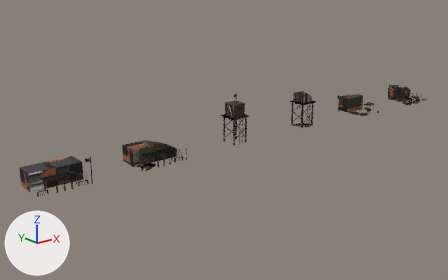
One commit to the glTF model src/assets/battle/rts/rts-gunpowder-monsoon.glb: the scene before it, then after it.
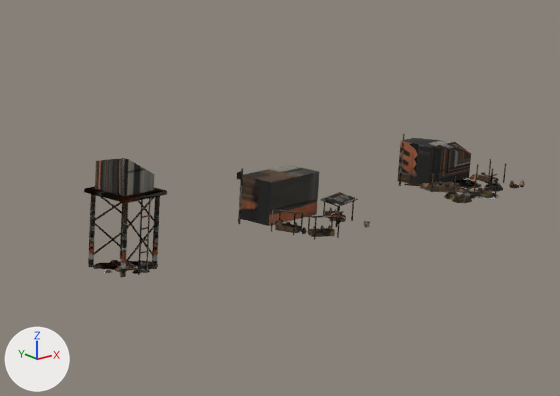
The first picture shows the older version from a 50 mm camera at (-6.01, -14.46, 5.93) aimed at (6.11, 0.69, -0.13). The close-ups show the older and then the newer version on the part from 59% to 98% of the width and 15% to 59% of the height of that picture. Only the edits that show in the close-ups are written down. Every picture has the same lights, and +X, +Y and +Z are marked at lower left. Where no turn or scale is listed for an object, it has been applied to the vertices. Vertices at exactly the same position are counted once.
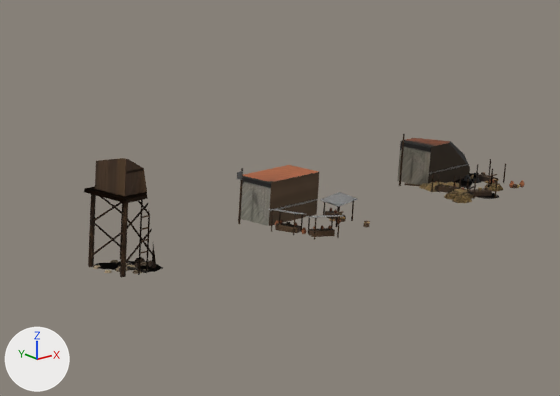
Where the newer file only moved an object's origin or applied its transform, the numbers keep the older frame.

Boxes [x1, y1, x2, y2] around the edits, measured in the close-ups (560 x 396 px; the box of a moved part takes in the faces that stretch with it):
'Mesh_14', surface changed: [239, 165, 319, 226] in both
'Mesh_11', surface changed, reshaped: before [88, 158, 167, 203]; after [88, 158, 156, 277]
'Mesh_9', surface changed, reshaped: before [84, 186, 160, 277]; after [84, 186, 163, 277]
'Mesh_17', surface changed, reshaped: before [397, 138, 471, 185]; after [397, 138, 470, 185]
'Mesh_15', surface changed, reshaped: [399, 134, 524, 203] in both
'Mesh_12', surface changed: [237, 169, 370, 239] in both
'Mesh_10', surface changed, reshaped: before [85, 168, 167, 199]; after [126, 168, 148, 200]
part 1 of me_mesh_9, cut back: before [126, 190, 160, 273]; after [85, 187, 163, 273]
part 3 of me_mesh_11, moved or reshaped: before [88, 159, 167, 203]; after [125, 159, 156, 268]
part 4 of me_mesh_11, surface changed: before [95, 158, 126, 196]; after [88, 158, 128, 277]
part 7 of me_mesh_15, moved or reshaped: before [429, 164, 482, 188]; after [430, 164, 483, 188]
part 8 of me_mesh_15, surface changed: [399, 137, 523, 203] in both
part 9 of me_mesh_17, cut back: before [402, 138, 471, 183]; after [402, 138, 470, 183]
part 10 of me_mesh_17, surface changed: [397, 141, 431, 185] in both

The change, as a diff of the scene's bpy script:
```diff
--- a/src/assets/battle/rts/rts-gunpowder-monsoon.glb.py
+++ b/src/assets/battle/rts/rts-gunpowder-monsoon.glb.py
@@ mat_town @@
 n3 = _N.new('ShaderNodeMapping'); n3.name = 'Mapping'
-n3.inputs[1].default_value = (0.0008, -13.99, 0.0)  # 'Location'
-n3.inputs[3].default_value = (15.94, 14.98, 1.0)  # 'Scale'
+n3.inputs[1].default_value = (0.0008, -14.02, 0.0)  # 'Location'
+n3.inputs[3].default_value = (15.95, 15.02, 1.0)  # 'Scale'
 n4 = _N.new('ShaderNodeUVMap'); n4.name = 'UV Map'
@@ mat_town @@
 n7 = _N.new('ShaderNodeMapping'); n7.name = 'Mapping.001'
 n7.inputs[1].default_value = (0.0008, -13.99, 0.0)  # 'Location'
-n7.inputs[3].default_value = (15.94, 14.98, 1.0)  # 'Scale'
+n7.inputs[3].default_value = (15.95, 15.02, 1.0)  # 'Scale'
 n8 = _N.new('ShaderNodeUVMap'); n8.name = 'UV Map.001'
@@ mat_town @@
 n11 = _N.new('ShaderNodeMapping'); n11.name = 'Mapping.002'
-n11.inputs[1].default_value = (0.0008, -13.99, 0.0)  # 'Location'
+n11.inputs[1].default_value = (0.0008, -14.02, 0.0)  # 'Location'
 n11.inputs[3].default_value = (15.94, 14.98, 1.0)  # 'Scale'
@@ mat_team @@
 n3 = _N.new('ShaderNodeMapping'); n3.name = 'Mapping'
-n3.inputs[1].default_value = (0.0008, -13.96, 0.0)  # 'Location'
-n3.inputs[3].default_value = (15.94, 14.96, 1.0)  # 'Scale'
+n3.inputs[1].default_value = (0.0008, -13.97, 0.0)  # 'Location'
+n3.inputs[3].default_value = (15.95, 14.96, 1.0)  # 'Scale'
 n4 = _N.new('ShaderNodeUVMap'); n4.name = 'UV Map'
@@ me_mesh_9 @@
-me_mesh_9.from_pydata(...)  # 488 vertices, 769 faces; spans x 0.503..1.222, y -0.954..-0.32, z 0.0..0.923
+me_mesh_9.from_pydata(...)  # 539 vertices, 834 faces; spans x 0.503..1.222, y -0.979..-0.32, z 0.0..0.922
+# me_mesh_9 part 1
+# 23 vertices are removed from x 0.879..1.2, y -0.94..-0.784, z 0.005..0.865
+# 71 faces are deleted
+# 15 vertices move from x 0.867..1.059, y -0.936..-0.861, z 0.497..0.865 to x 0.867..0.991, y -0.936..-0.861, z 0.438..0.757
+# 74 vertices are added at x 0.793..1.206, y -0.979..-0.551, z 0.005..0.865
+# 136 new faces join them
 me_mesh_9.materials.append(mat_town)
@@ me_mesh_10 @@
-me_mesh_10.from_pydata(...)  # 374 vertices, 589 faces; spans x 0.503..1.222, y -0.94..-0.32, z 0.0..1.131
+me_mesh_10.from_pydata(...)  # 409 vertices, 632 faces; spans x 0.503..1.222, y -0.979..-0.32, z 0.0..1.131
+# me_mesh_10 part 2
+# 25 vertices are removed from x 0.895..1.2, y -0.94..-0.784, z 0.005..1.112
+# 76 faces are deleted
+# 20 vertices move from x 0.867..1.059, y -0.936..-0.8, z 0.497..1.104 to x 0.867..0.991, y -0.936..-0.8, z 0.438..1.104
+# 60 vertices are added at x 0.793..1.206, y -0.979..-0.551, z 0.005..1.128
+# 106 new faces join them, mat_town
+# 13 new faces join them, mat_team
 me_mesh_10.materials.append(mat_town)
@@ me_mesh_11 @@
-me_mesh_11.from_pydata(...)  # 88 vertices, 138 faces; spans x 0.503..1.123, y -0.94..-0.32, z 0.005..1.265
+me_mesh_11.from_pydata(...)  # 97 vertices, 143 faces; spans x 0.503..1.18, y -0.979..-0.32, z 0.005..1.265
+# me_mesh_11 part 3
+# 13 vertices are removed from x 1.028..1.123, y -0.94..-0.83, z 0.005..1.036
+# 36 faces are deleted
+# 22 vertices are added at x 0.793..1.18, y -0.979..-0.551, z 0.005..1.128
+# 41 new faces join them
+# me_mesh_11 part 4: 99 kept faces spanning x 0.503..1.123, y -0.94..-0.32, z 0.005..1.265 get new texture (UV) coordinates
 me_mesh_11.materials.append(mat_town)
@@ me_mesh_12 @@
 me_mesh_12.from_pydata(...)  # 1203 vertices, 2124 faces; spans x 0.0..1.449, y -1.356..0.0, z 0.005..0.665
+# me_mesh_12 part 5: texture (UV) coordinates of 2116 of 2124 faces, centred in x 0.01..1.419, y -1.312..-0.004, z 0.005..0.665, changed; they spanned u 0.0..0.06, v 0.94..1.0 and now span u 0.0..0.06, v 0.94..1.0
 me_mesh_12.materials.append(mat_town)
@@ me_mesh_14 @@
 me_mesh_14.from_pydata(...)  # 41 vertices, 54 faces; spans x 0.0..1.243, y -0.46..0.0, z 0.005..0.665
+# me_mesh_14 part 6: 53 kept faces spanning x 0.0..1.243, y -0.46..0.0, z 0.005..0.665 get new texture (UV) coordinates
 me_mesh_14.materials.append(mat_town)
@@ me_mesh_15 @@
-me_mesh_15.from_pydata(...)  # 1222 vertices, 2056 faces; spans x 0.026..1.418, y -1.318..0.0, z 0.0..0.665
+me_mesh_15.from_pydata(...)  # 1276 vertices, 2093 faces; spans x 0.026..1.481, y -1.318..0.0, z 0.0..0.665
+# me_mesh_15 part 7
+# 49 vertices are removed from x 0.844..1.418, y -0.85..-0.393, z 0.0..0.453
+# 120 faces are deleted
+# 15 vertices move from x 1.022..1.234, y -0.661..-0.401, z 0.005..0.406 to x 0.943..1.203, y -0.647..-0.385, z 0.005..0.406
+# 103 vertices are added at x 0.74..1.481, y -0.796..-0.02, z 0.0..0.454
+# 147 new faces join them, mat_town
+# 10 new faces join them, mat_team
+# me_mesh_15 part 8: 1255 kept faces spanning x 0.026..1.412, y -1.318..0.0, z 0.0..0.665 get new texture (UV) coordinates
 me_mesh_15.materials.append(mat_town)
@@ me_mesh_17 @@
-me_mesh_17.from_pydata(...)  # 22 vertices, 32 faces; spans x 0.181..1.243, y -0.46..0.0, z 0.005..0.665
+me_mesh_17.from_pydata(...)  # 31 vertices, 41 faces; spans x 0.181..1.467, y -0.723..0.0, z 0.005..0.665
+# me_mesh_17 part 9
+# 2 vertices are removed from x 0.87..1.243, y -0.46, z 0.32..0.525
+# 7 faces are deleted
+# 11 vertices are added at x 0.74..1.467, y -0.723..-0.02, z 0.012..0.525
+# 16 new faces join them
+# me_mesh_17 part 10: 24 kept faces spanning x 0.181..1.243, y -0.46..0.0, z 0.005..0.665 get new texture (UV) coordinates
 me_mesh_17.materials.append(mat_town)
```
